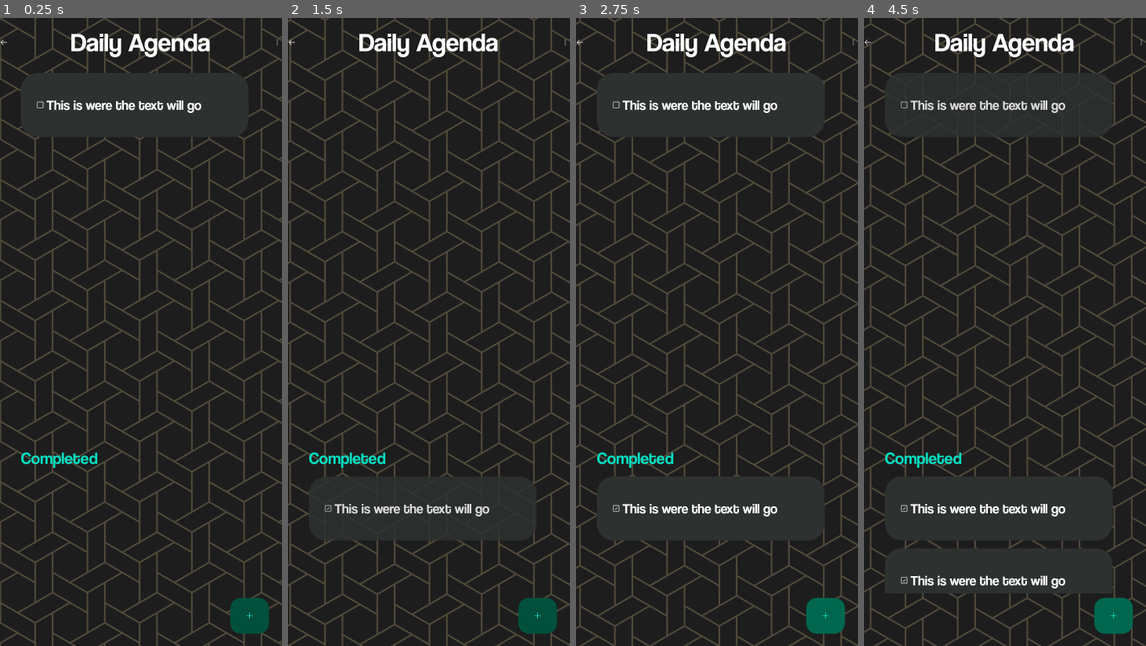
Above: before the commit, frames 1-4 (left to right).
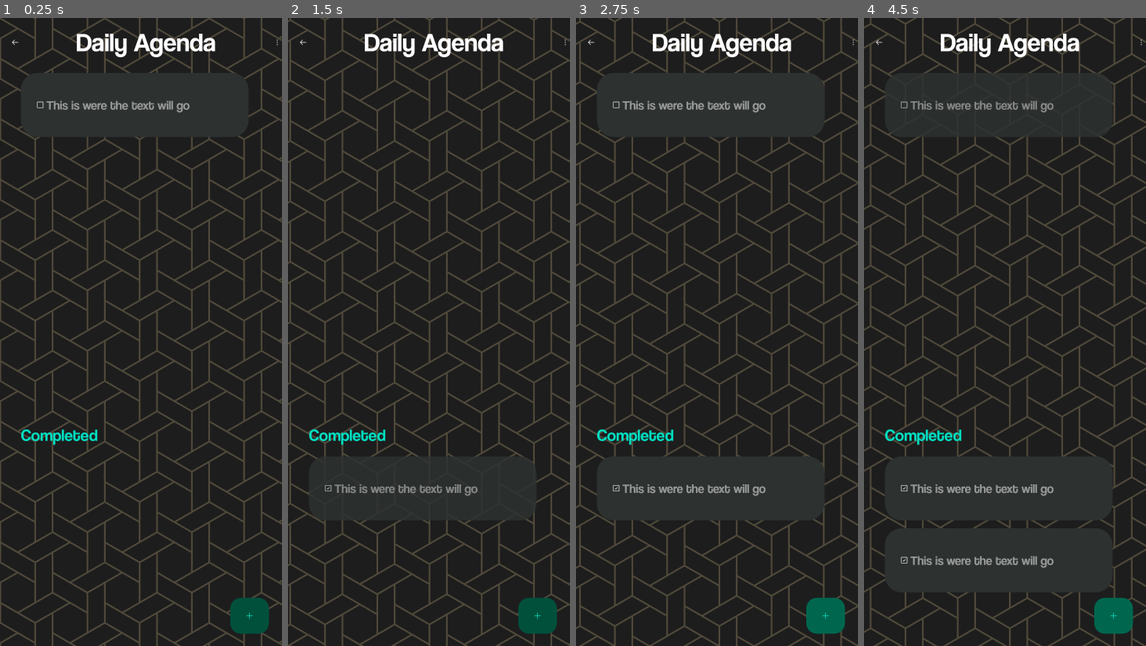
Above: after the commit, the same moments.

Repository: ArtinTheCoder/note_tracker
Game: Godot game, scene res://scenes/tracker.tscn
The game is run twice, just before and just after one commit, with the same random seed, the same clock (stepped at 60 frames per second) and the same inputs.
Inputs (mouse positions are in pixels of both pictures, inside the frame that each line leads up to):
- Up to frame 1 (0.25 s): no input
- Up to frame 2 (1.5 s): click (564, 43) at 0.5 s; click (327, 105) at 1.25 s
- Up to frame 3 (2.75 s): click (826, 614) at 2 s
- Up to frame 4 (4.5 s): click (1140, 43) at 2.75 s; click (903, 105) at 3.52 s; click (1114, 614) at 4.25 s

The runs differ from the first frame. In frame 1, 2.1% of the frame differs, in the area x 0-77%, y 2-72%; in frame 2, 2.8%; in frame 3, 3.5%; in frame 4, 4.3%, in the area x 0-89%, y 2-92%.

Commit message:
made it able to write in the task

Diff:
--- a/project.godot
+++ b/project.godot
@@ -20,6 +20,7 @@
 window/size/viewport_width=1080
 window/size/viewport_height=2400
 window/stretch/mode="viewport"
+window/handheld/orientation=1
 
 [rendering]
 
--- a/scenes/task.tscn
+++ b/scenes/task.tscn
@@ -13,6 +13,12 @@
 corner_radius_bottom_left = 64
 
 [sub_resource type="StyleBoxEmpty" id="StyleBoxEmpty_qe5cv"]
+
+[sub_resource type="StyleBoxEmpty" id="StyleBoxEmpty_mpid7"]
+
+[sub_resource type="StyleBoxEmpty" id="StyleBoxEmpty_nrbgo"]
+
+[sub_resource type="StyleBoxEmpty" id="StyleBoxEmpty_yx810"]
 
 [sub_resource type="Animation" id="Animation_qe5cv"]
 length = 0.001
@@ -83,13 +89,15 @@
 theme_override_icons/radio_checked = ExtResource("1_5u8vp")
 theme_override_icons/radio_unchecked = ExtResource("2_3qeyo")
 
-[node name="RichTextLabel" type="RichTextLabel" parent="PanelContainer/HBoxContainer"]
+[node name="RichTextLabel" type="LineEdit" parent="PanelContainer/HBoxContainer"]
 layout_mode = 2
 size_flags_horizontal = 3
-theme_override_fonts/normal_font = ExtResource("1_3qeyo")
-theme_override_font_sizes/normal_font_size = 52
-text = "This is were the text will go"
-vertical_alignment = 1
+theme_override_fonts/font = ExtResource("1_3qeyo")
+theme_override_font_sizes/font_size = 48
+theme_override_styles/focus = SubResource("StyleBoxEmpty_mpid7")
+theme_override_styles/read_only = SubResource("StyleBoxEmpty_nrbgo")
+theme_override_styles/normal = SubResource("StyleBoxEmpty_yx810")
+placeholder_text = "This is were the text will go"
 
 [node name="AnimationPlayer" type="AnimationPlayer" parent="."]
 libraries = {
--- a/scenes/tracker.tscn
+++ b/scenes/tracker.tscn
@@ -76,7 +76,7 @@
 anchors_preset = 5
 anchor_left = 0.5
 anchor_right = 0.5
-offset_left = -541.0
+offset_left = -498.0
 offset_right = 538.0
 offset_bottom = 186.0
 grow_horizontal = 2
@@ -121,7 +121,7 @@
 size_flags_vertical = 3
 
 [node name="Tasks" type="ScrollContainer" parent="ScrollContainer/VBoxContainer"]
-custom_minimum_size = Vector2(0, 1400)
+custom_minimum_size = Vector2(0, 1300)
 layout_mode = 2
 theme_override_styles/focus = SubResource("StyleBoxEmpty_2o4v1")
 horizontal_scroll_mode = 0
Not shown: 1 places in scenes/task.tscn that only renumber resources
